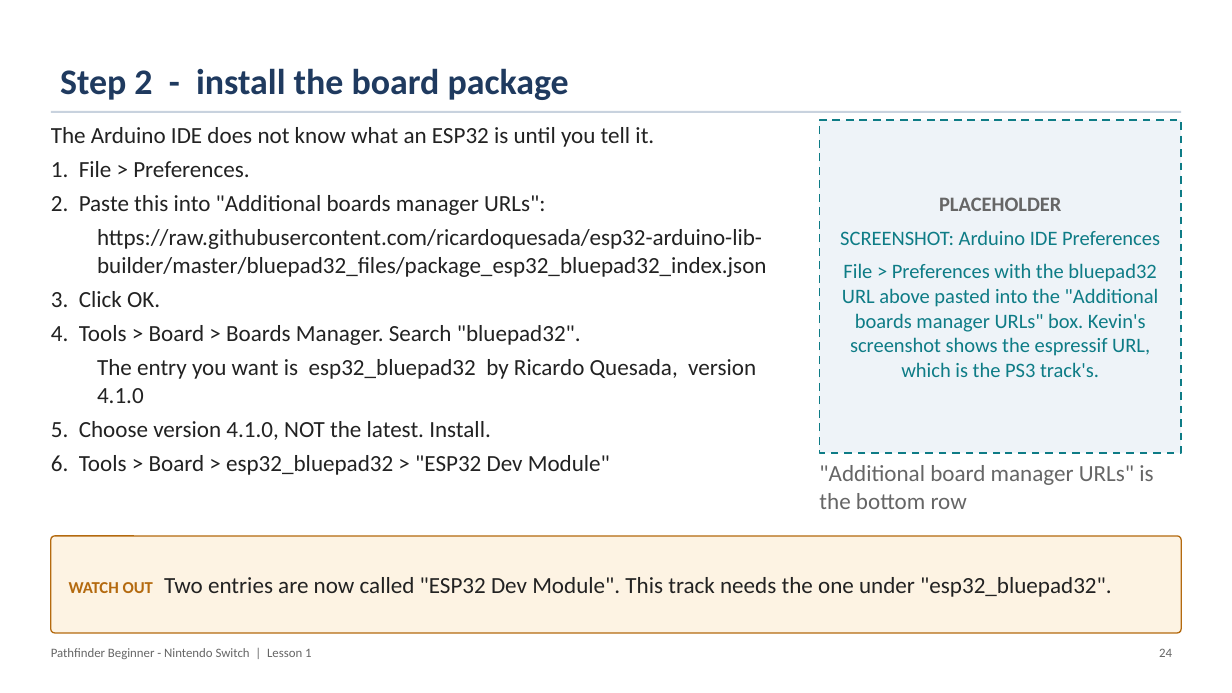
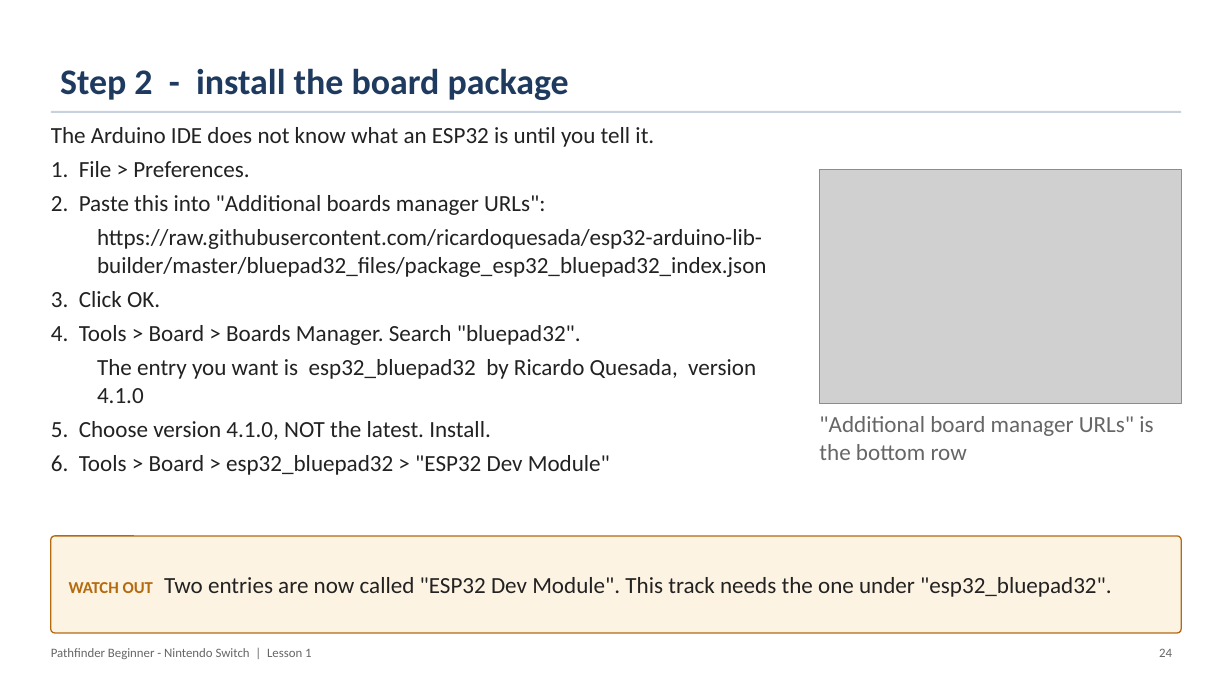
Before and after one commit to PorpoiseRobotics/porpoise-robotics, a slide deck: slide 24 of ground-vehicle/docs/courses/beginner-switch/l1_introduction.pptx. Drawn at 1232x693 pixels with LibreOffice and Linux fonts; fonts in the diff are those of the drawing; grey boxes stand for pictures. Boxes give left, top, right and bottom in pixels: in the first picture for what was removed or moved away, otherwise in the second. Text is boxed around its words. In the diff, an @@ line names an element or a change of style, - is before the commit and + after.

```diff
--- a/ground-vehicle/docs/courses/beginner-switch/l1_introduction.pptx
+++ b/ground-vehicle/docs/courses/beginner-switch/l1_introduction.pptx
@@ rectangle removed at (820,120,1181,453) @@
-PLACEHOLDER
-SCREENSHOT: Arduino IDE Preferences
-File > Preferences with the bluepad32 URL above pasted into the "Additional boards manager URLs" box. Kevin's screenshot shows the espressif URL, which is the PS3 track's.
@@ picture added at (820,169,1181,404) @@
@@ text ""Additional board manager URLs" is ...": place and size @@
-text ""Additional board manager URLs" is ..." at (819,465,1153,509)
+text ""Additional board manager URLs" is ..." at (819,416,1153,460)
```
Also in this commit, not shown: 4 other slides changed, 22 other files.
